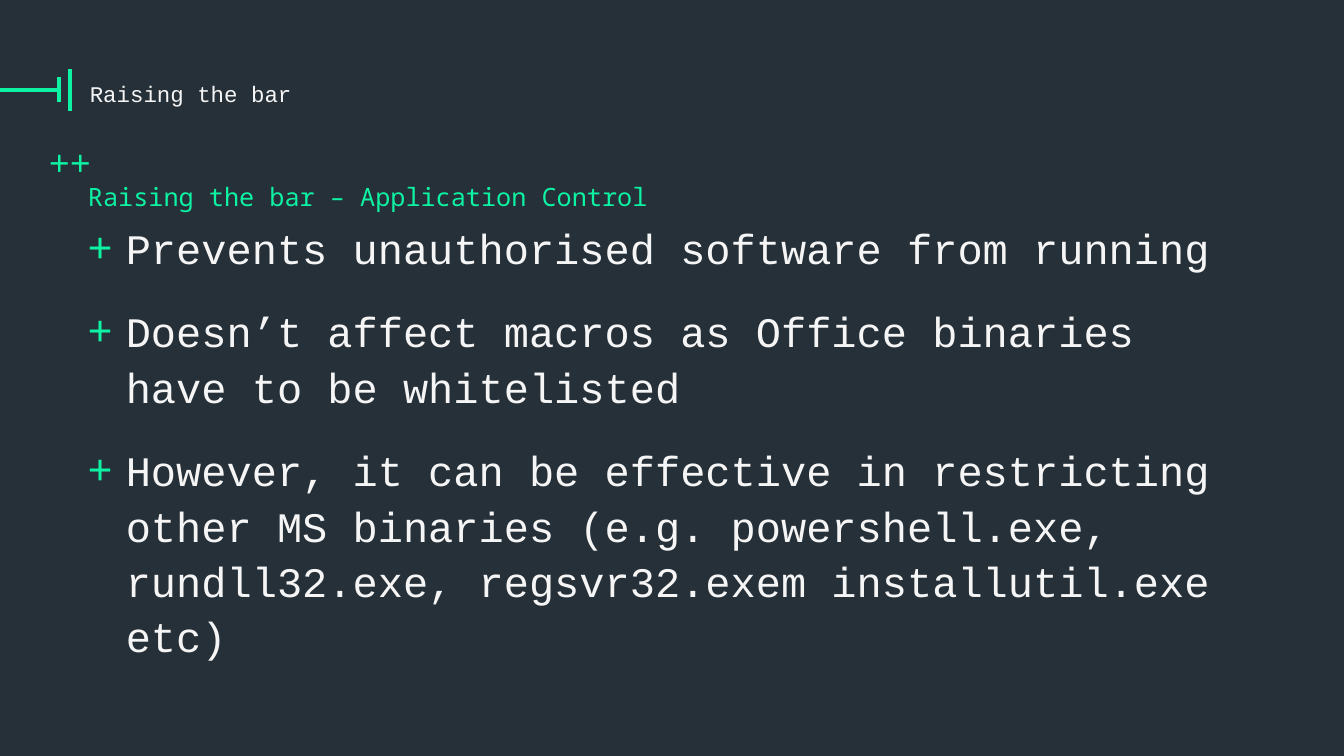
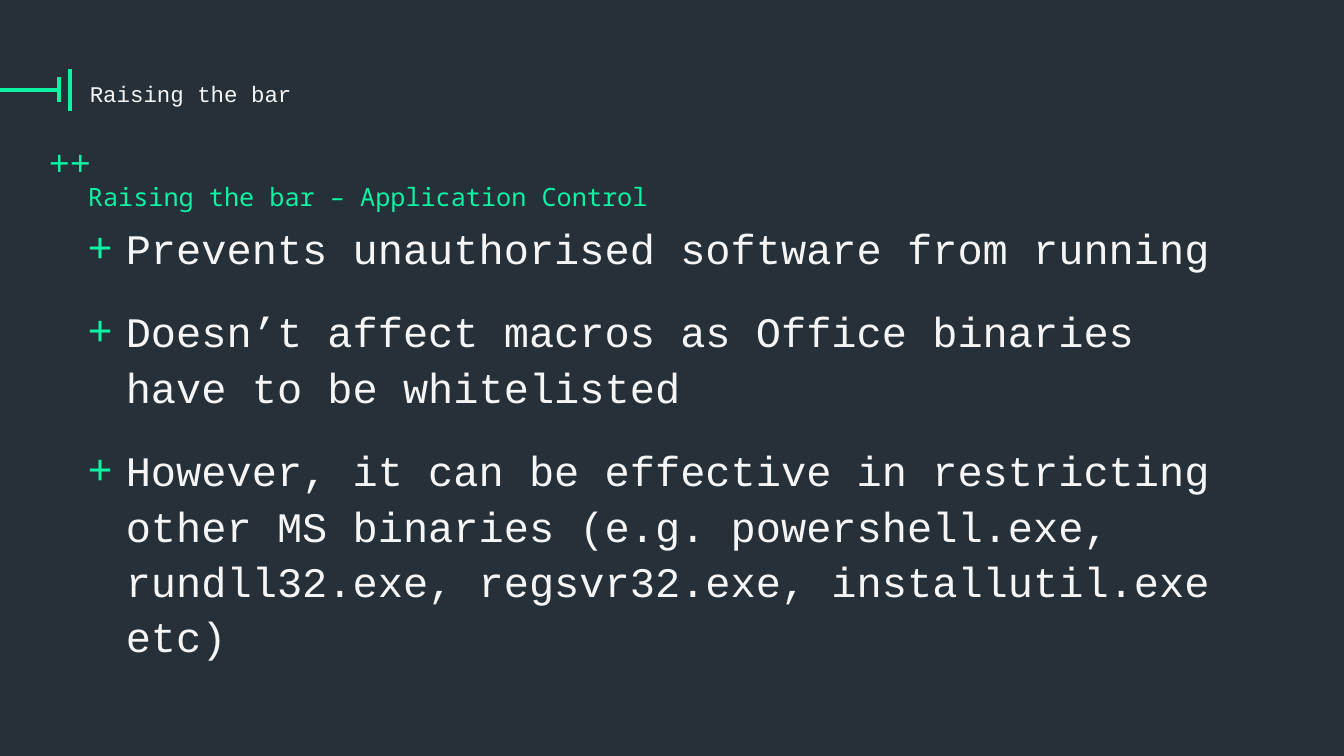
Before and after one commit to vysec/wepwnise-presentation, a slide deck: slide 21 of one-template-to-rule-them-all-v1.8.pptx. Drawn at 1344x756 pixels with LibreOffice and Linux fonts; fonts in the diff are those of the drawing; background and template pictures are left out. Boxes give left, top, right and bottom in pixels: in the first picture for what was removed or moved away, otherwise in the second. Text is boxed around its words. In the diff, an @@ line names an element or a change of style, - is before the commit and + after.

```diff
--- a/one-template-to-rule-them-all-v1.8.pptx
+++ b/one-template-to-rule-them-all-v1.8.pptx
@@ text at <box>126,456,1209,661</box>: text changed @@
-+ However, it can be effective in restricting other MS binaries (e.g. powershell.exe, rundll32.exe, regsvr32.exem installutil.exe etc)
++ However, it can be effective in restricting other MS binaries (e.g. powershell.exe, rundll32.exe, regsvr32.exe, installutil.exe etc)
```
Also in this commit, not shown: 12 other slides changed, 1 slide added, 3 slides removed.
